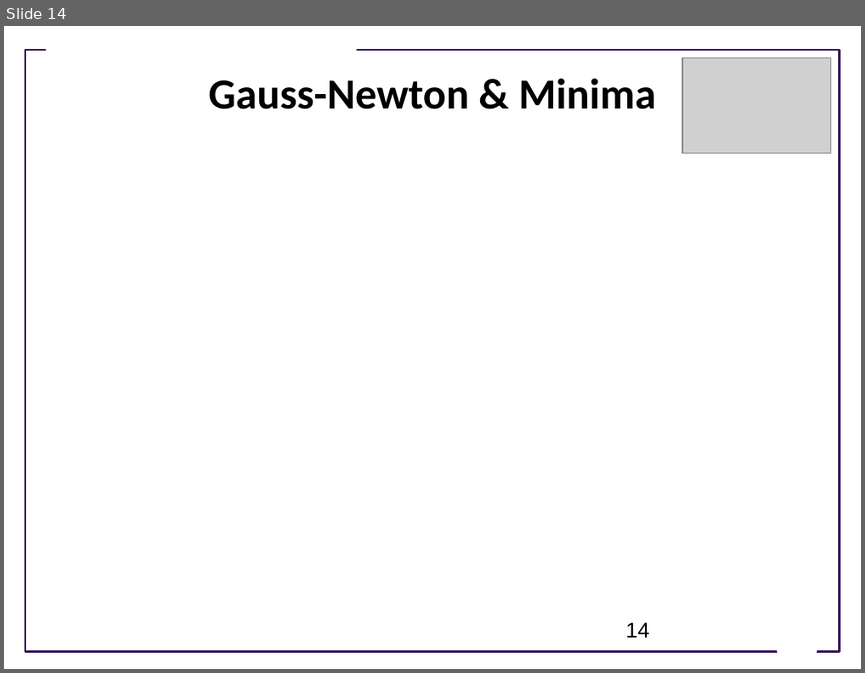
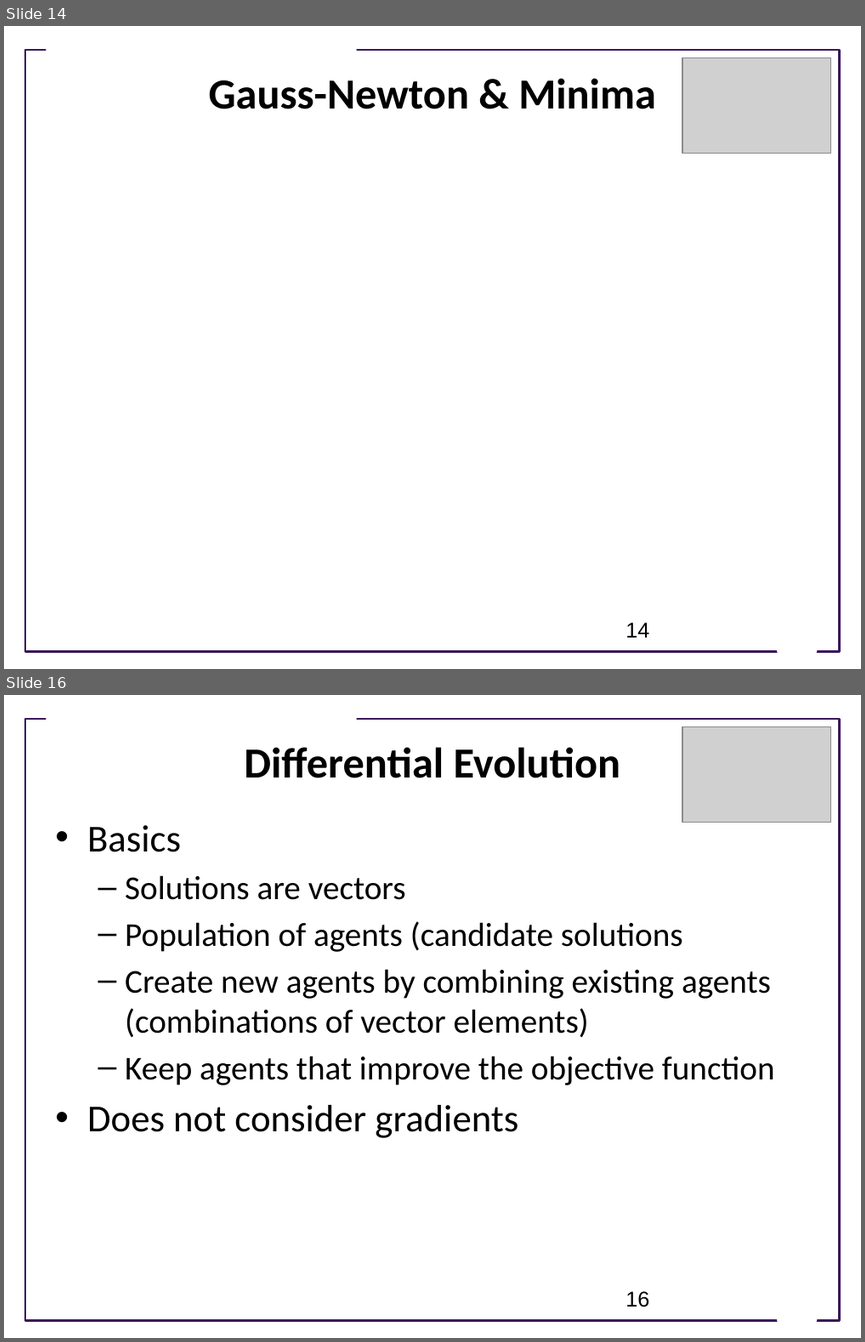
Before and after one commit to ModelEngineering/advancing-biomedical-models, a slide deck: lectures/lecture_8/Lecture_8_Model_Fitting_Optimization_Techniques.pptx. Shown one above the other, each under a label of ours: slide 14 before the commit, slides 14 and 16 after it; the slides between them are not shown. The pictures are 865x673 and 865x1342 pixels, drawn with LibreOffice and Linux fonts; fonts in the diff are those of the drawing; grey boxes stand for pictures; background and template pictures are left out. Boxes give left, top, right and bottom in pixels: in the first picture for what was removed or moved away, otherwise in the second. Text is boxed around its words. In the diff, an @@ line names an element or a change of style, - is before the commit and + after.

```diff
--- a/lectures/lecture_8/Lecture_8_Model_Fitting_Optimization_Techniques.pptx
+++ b/lectures/lecture_8/Lecture_8_Model_Fitting_Optimization_Techniques.pptx
@@ slide 16 added at box(4, 695, 861, 1338), background #FFFFFF; not listed: 3 template elements that a slide beside it also shows @@
@@ picture added at box(682, 726, 831, 822) @@
@@ title added at box(244, 747, 621, 778), 36 pt, text #000000, bold @@
+Differential Evolution
@@ text added at box(87, 825, 775, 1138), 28 pt, text #000000 @@
+• Basics
+  – Solutions are vectors
+  – Population of agents (candidate solutions
+  – Create new agents by combining existing agents (combinations of vector elements)
+  – Keep agents that improve the objective function
+• Does not consider gradients
@@ page number added at box(625, 1291, 649, 1307), 18 pt, text #000000 @@
+16
```
Also in this commit, not shown: 8 other slides added, 2 slides removed.
